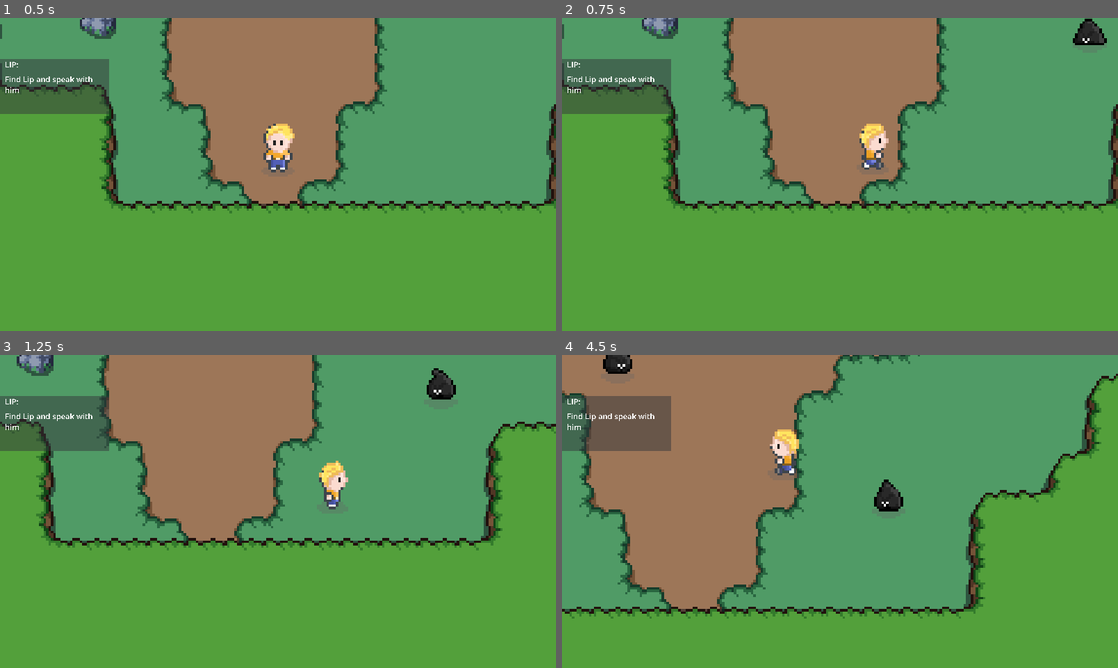
Above: before the commit, frames 1-4 (two rows, left to right).
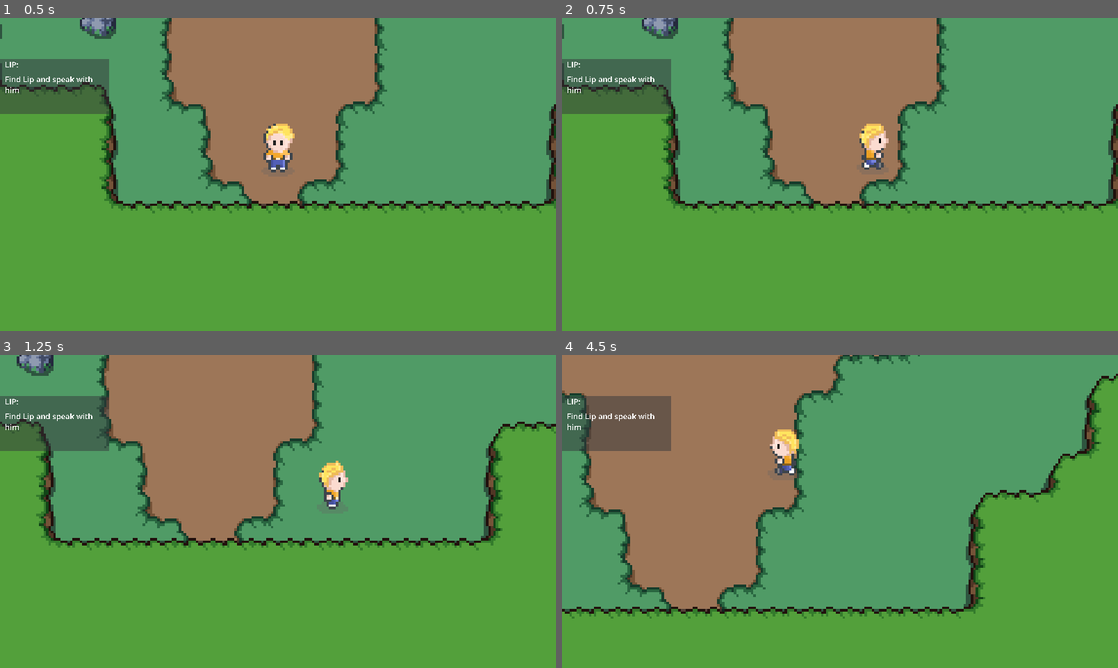
Above: after the commit, the same moments.

Repository: SiemJansen08/Profielwerkstuk
Game: Godot game, scene res://scenes/cave.tscn
The game is run twice, just before and just after one commit, with the same random seed, the same clock (stepped at 60 frames per second) and the same inputs. This scene is started directly instead of the project's main scene.
Inputs:
- Up to frame 1 (0.5 s): no input
- Up to frame 2 (0.75 s): tap Enter (ui_accept) at 0.5 s; hold Right (ui_right) from 0.53 s (still down); tap E (attack) at 0.6 s
- Up to frame 3 (1.25 s): keep holding Right (ui_right); tap Enter (ui_accept) at 0.77 s
- Up to frame 4 (4.5 s): release Right (ui_right) at 1.28 s; hold Down (ui_down) 1.28-2.03 s; tap E (attack) at 1.35, 2.3, 3.05, 3.6, 4.35 s; tap Enter (ui_accept) at 1.52, 3.02, 3.77 s; hold Right (ui_right) 2.03-2.78 s; tap D (chat) at 2.1 s; hold Up (ui_up) 2.78-3.53 s; tap S (stealth) at 2.85 s; hold Left (ui_left) from 3.53 s (still down)

Frame 1 is identical in both runs. In frame 2, 0.4% of the frame differs, in the area x 91-98%, y 0-9%; in frame 3, 0.4%; in frame 4, 0.7%, in the area x 7-62%, y 0-50%.
Error after the commit: Cannot call method 'instantiate' on a null value. (res://scripts/cave.gd:66)

Commit message:
knockback droplet

Diff:
--- a/scenes/cave_inkling.tscn
+++ b/scenes/cave_inkling.tscn
@@ -1,30 +1,35 @@
-[gd_scene load_steps=27 format=3 uid="uid://dmx17t75nylab"]
+[gd_scene load_steps=29 format=3 uid="uid://dmx17t75nylab"]
 
 [ext_resource type="Script" path="res://scripts/enemy.gd" id="1_s8s05"]
-[ext_resource type="Texture2D" uid="uid://blg5sk0vxxmgj" path="res://art/characters/slime.png" id="2_nsm8o"]
+[ext_resource type="Texture2D" uid="uid://bsjy14wrkm7xd" path="res://art/enemy/Droplet_damage.png" id="2_f8b03"]
+[ext_resource type="Texture2D" uid="uid://wkkhtu1c3oku" path="res://art/enemy/Droplet_death.png" id="3_4etm3"]
 [ext_resource type="Texture2D" uid="uid://dfvv368mwn7vv" path="res://art/enemy/Idle.png" id="3_fd2in"]
 [ext_resource type="Texture2D" uid="uid://c6ej8lrw3f5ai" path="res://art/enemy/Droplet_left.png" id="4_yd421"]
 [ext_resource type="Texture2D" uid="uid://bo142mqq47chf" path="res://art/enemy/Droplet_right.png" id="5_c1pti"]
 
-[sub_resource type="AtlasTexture" id="AtlasTexture_s8373"]
-atlas = ExtResource("2_nsm8o")
-region = Rect2(0, 384, 32, 32)
-
-[sub_resource type="AtlasTexture" id="AtlasTexture_apnwj"]
-atlas = ExtResource("2_nsm8o")
-region = Rect2(32, 384, 32, 32)
-
-[sub_resource type="AtlasTexture" id="AtlasTexture_am0yq"]
-atlas = ExtResource("2_nsm8o")
-region = Rect2(64, 384, 32, 32)
-
-[sub_resource type="AtlasTexture" id="AtlasTexture_mgtud"]
-atlas = ExtResource("2_nsm8o")
-region = Rect2(96, 384, 32, 32)
-
-[sub_resource type="AtlasTexture" id="AtlasTexture_c2yb0"]
-atlas = ExtResource("2_nsm8o")
-region = Rect2(128, 384, 32, 32)
+[sub_resource type="AtlasTexture" id="AtlasTexture_wgb0e"]
+atlas = ExtResource("2_f8b03")
+region = Rect2(0, 0, 16, 24)
+
+[sub_resource type="AtlasTexture" id="AtlasTexture_u7hq0"]
+atlas = ExtResource("2_f8b03")
+region = Rect2(16, 0, 16, 24)
+
+[sub_resource type="AtlasTexture" id="AtlasTexture_gihpq"]
+atlas = ExtResource("3_4etm3")
+region = Rect2(0, 0, 16, 24)
+
+[sub_resource type="AtlasTexture" id="AtlasTexture_1ggdp"]
+atlas = ExtResource("3_4etm3")
+region = Rect2(16, 0, 16, 24)
+
+[sub_resource type="AtlasTexture" id="AtlasTexture_1ty2m"]
+atlas = ExtResource("3_4etm3")
+region = Rect2(32, 0, 16, 24)
+
+[sub_resource type="AtlasTexture" id="AtlasTexture_deu58"]
+atlas = ExtResource("3_4etm3")
+region = Rect2(48, 0, 16, 24)
 
 [sub_resource type="AtlasTexture" id="AtlasTexture_m1qtl"]
 atlas = ExtResource("3_fd2in")
@@ -78,23 +83,31 @@
 animations = [{
 "frames": [{
 "duration": 1.0,
-"texture": SubResource("AtlasTexture_s8373")
-}, {
-"duration": 1.0,
-"texture": SubResource("AtlasTexture_apnwj")
-}, {
-"duration": 1.0,
-"texture": SubResource("AtlasTexture_am0yq")
-}, {
-"duration": 1.0,
-"texture": SubResource("AtlasTexture_mgtud")
-}, {
-"duration": 1.0,
-"texture": SubResource("AtlasTexture_c2yb0")
+"texture": SubResource("AtlasTexture_wgb0e")
+}, {
+"duration": 1.0,
+"texture": SubResource("AtlasTexture_u7hq0")
+}],
+"loop": true,
+"name": &"damage",
+"speed": 12.0
+}, {
+"frames": [{
+"duration": 1.0,
+"texture": SubResource("AtlasTexture_gihpq")
+}, {
+"duration": 1.0,
+"texture": SubResource("AtlasTexture_1ggdp")
+}, {
+"duration": 1.0,
+"texture": SubResource("AtlasTexture_1ty2m")
+}, {
+"duration": 1.0,
+"texture": SubResource("AtlasTexture_deu58")
 }],
 "loop": true,
 "name": &"death",
-"speed": 5.0
+"speed": 3.0
 }, {
 "frames": [{
 "duration": 1.0,
@@ -155,19 +168,22 @@
 radius = 559.804
 
 [sub_resource type="CircleShape2D" id="CircleShape2D_di3yj"]
-radius = 15.0
+radius = 18.0
 
 [node name="CharacterBody2D" type="CharacterBody2D"]
 script = ExtResource("1_s8s05")
 
 [node name="AnimatedSprite2D" type="AnimatedSprite2D" parent="."]
 sprite_frames = SubResource("SpriteFrames_1mdon")
-animation = &"idle"
+animation = &"death"
+frame = 3
+frame_progress = 0.646473
 offset = Vector2(0, -5)
 
 [node name="CollisionShape2D" type="CollisionShape2D" parent="."]
 position = Vector2(0, -3)
 shape = SubResource("CircleShape2D_byb66")
+debug_color = Color(0, 1, 1, 0.419608)
 
 [node name="detection_area" type="Area2D" parent="."]
 collision_layer = 2
@@ -177,18 +193,25 @@
 z_index = 1
 position = Vector2(0, -3)
 shape = SubResource("CircleShape2D_uschv")
+debug_color = Color(0.419608, 0.603922, 0, 0.215686)
 
 [node name="enemy_hitbox" type="Area2D" parent="."]
 
 [node name="CollisionShape2D" type="CollisionShape2D" parent="enemy_hitbox"]
 position = Vector2(0, -2)
 shape = SubResource("CircleShape2D_di3yj")
+one_way_collision_margin = 0.0
+debug_color = Color(0.812813, 0.349483, 0.559896, 0.42)
 
 [node name="take_damage_cooldown" type="Timer" parent="."]
 wait_time = 0.8
+
+[node name="knockback_timer_inkling" type="Timer" parent="."]
+wait_time = 0.15
 
 [connection signal="body_entered" from="detection_area" to="." method="_on_detection_area_body_entered"]
 [connection signal="body_exited" from="detection_area" to="." method="_on_detection_area_body_exited"]
 [connection signal="body_entered" from="enemy_hitbox" to="." method="_on_enemy_hitbox_body_entered"]
 [connection signal="body_exited" from="enemy_hitbox" to="." method="_on_enemy_hitbox_body_exited"]
 [connection signal="timeout" from="take_damage_cooldown" to="." method="_on_take_damage_cooldown_timeout"]
+[connection signal="timeout" from="knockback_timer_inkling" to="." method="_on_knockback_timer_inkling_timeout"]
--- a/scripts/enemy.gd
+++ b/scripts/enemy.gd
@@ -8,21 +8,40 @@
 var player_inattack_range = false
 var can_take_damage = true
 
+var able_to_move = true
+var rng = RandomNumberGenerator.new()
+var knockback_richting = 1
+var knockback_snelheid = 3
+
 func _physics_process(delta):
 	deal_with_damage()
+	if able_to_move == true:
+		if player_chase:
+			velocity = (player.get_global_position() - position).normalized() * speed * delta
 
-	if player_chase:
-		velocity = (player.get_global_position() - position).normalized() * speed * delta
+			if(player.position.x - position.x) < 0:
+				$AnimatedSprite2D.play("left_walk")
+			else:
+				$AnimatedSprite2D.play("right_walk")
 
-		if(player.position.x - position.x) < 0:
-			$AnimatedSprite2D.play("left_walk")
 		else:
-			$AnimatedSprite2D.play("right_walk")
-
-	else:
-		velocity = lerp(velocity, Vector2.ZERO, 0.05)
-		$AnimatedSprite2D.play("idle")
+			velocity = lerp(velocity, Vector2.ZERO, 0.05)
+			$AnimatedSprite2D.play("idle")
 	move_and_collide(velocity)
+	if able_to_move == false:
+		$AnimatedSprite2D.play("damage")
+		if knockback_richting == 0:
+			velocity.x = -knockback_snelheid
+			velocity.y = knockback_snelheid
+		elif knockback_richting == 1:
+			velocity.x = knockback_snelheid
+			velocity.y = -knockback_snelheid
+		elif knockback_richting == 2:
+			velocity.x = -knockback_snelheid
+			velocity.y = -knockback_snelheid
+		elif knockback_richting == 3:
+			velocity.x = knockback_snelheid
+			velocity.y = knockback_snelheid
 	move_and_slide()
 
 
@@ -54,12 +73,22 @@
 	if player_inattack_range and Global.player_current_attack == true:
 		if can_take_damage == true:
 			health = health - 33
+			$knockback_timer_inkling.start()
+			able_to_move = false
 			$take_damage_cooldown.start()
 			can_take_damage = false
 			print("slime", health)
 			if health <= 0:
 				self.queue_free()
 
+func _on_knockback_timer_inkling_timeout():
+	knockback_richting = rng.randi_range(0,3)
+	print(knockback_richting)
+	$knockback_timer_inkling.stop()
+	able_to_move = true
+
+	print("gelukt")
+
 
 func _on_take_damage_cooldown_timeout():
 	can_take_damage = true
Binary file added: art/enemy/Droplet_damage.png
Not shown, added: art/enemy/Droplet_damage.png.import
Not shown, changed: .DS_Store
Not shown, changed: art/.DS_Store
Not shown, changed: art/enemy/.DS_Store
